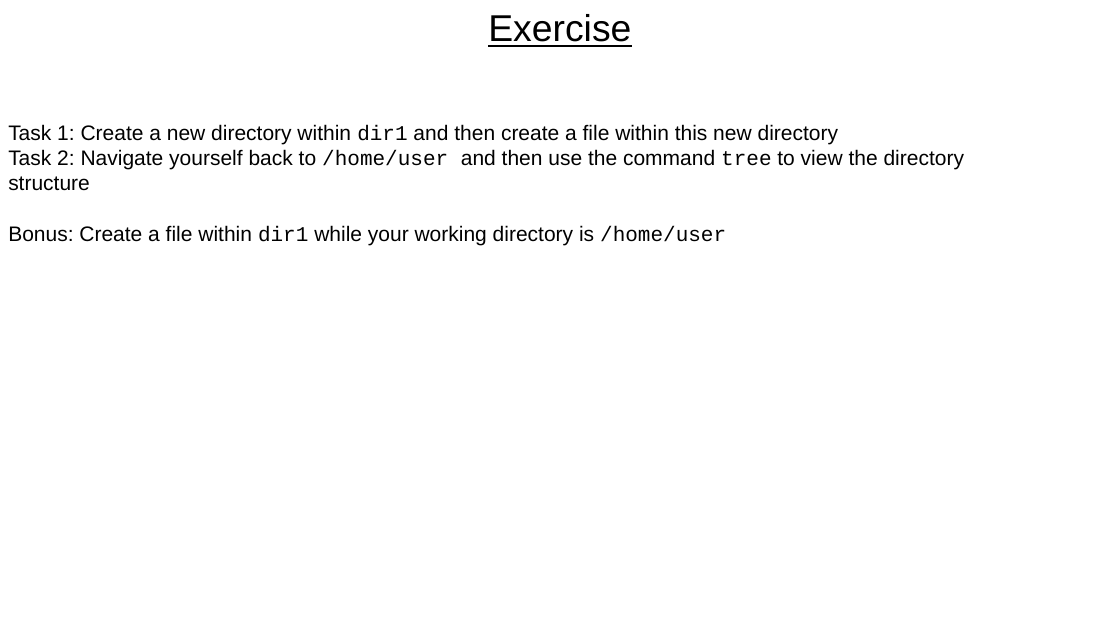
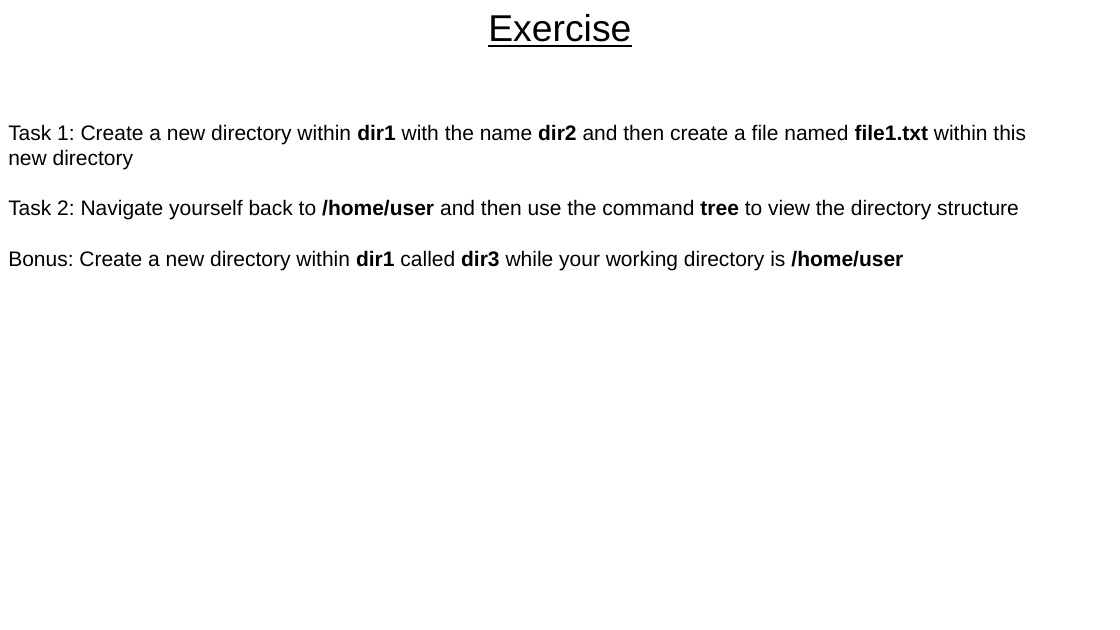
Before and after one commit to FrederickClasen/KCL_MSc_2023, a slide deck: slide 30 of Introduction_to_Linux/M2-Introduction-to-linux.pptx (slide 29 before the commit). Drawn at 1120x630 pixels with LibreOffice and Linux fonts; fonts in the diff are those of the drawing. Boxes give left, top, right and bottom in pixels: in the first picture for what was removed or moved away, otherwise in the second. Text is boxed around its words. In the diff, an @@ line names an element or a change of style, - is before the commit and + after.

```diff
--- a/Introduction_to_Linux/M2-Introduction-to-linux.pptx
+++ b/Introduction_to_Linux/M2-Introduction-to-linux.pptx
@@ text at (x1=8, y1=124, x2=1026, y2=169): text changed @@
-Task 1: Create a new directory within dir1 and then create a file within this new directory
+Task 1: Create a new directory within dir1 with the name dir2 and then create a file named file1.txt within this new directory
@@ text at (x1=8, y1=199, x2=1019, y2=220): font Courier New to Arial, bold on in "/home/user tree" @@
@@ text at (x1=8, y1=250, x2=903, y2=270): text changed @@
-Bonus: Create a file within dir1 while your working directory is /home/user
+Bonus: Create a new directory within dir1 called dir3 while your working directory is /home/user
```
Also in this commit, not shown: 6 other slides changed, 2 slides added.
